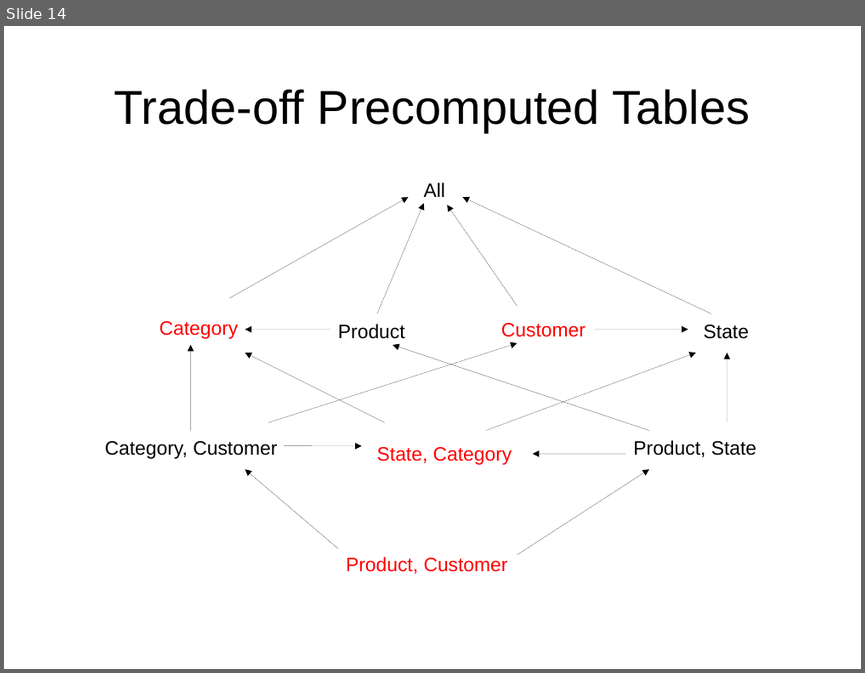
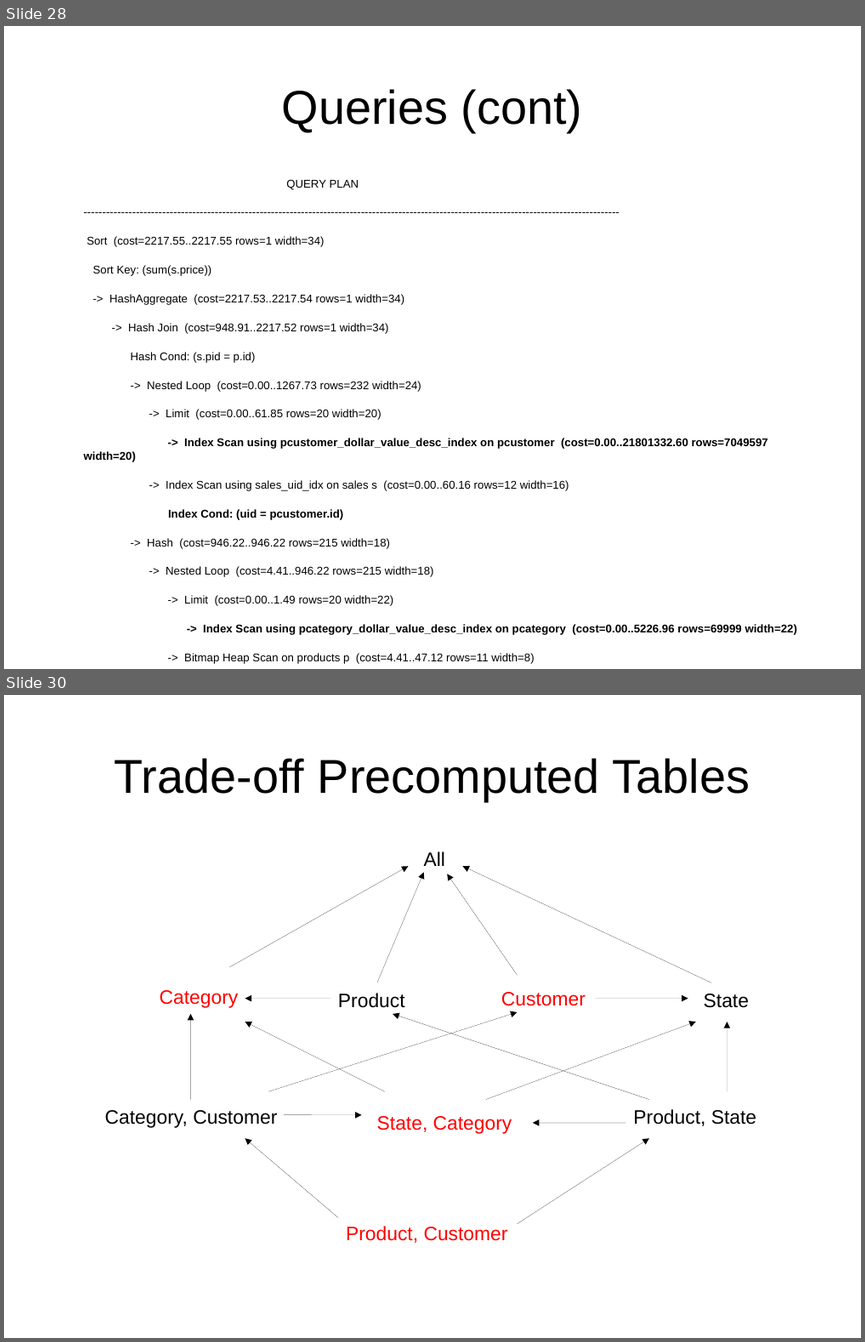
Before and after one commit to afcarl/dse201_final, a slide deck: dse201_final_report.odp. Shown one above the other, each under a label of ours: slide 14 before the commit, slides 28 and 30 after it; the slides between them are not shown. The pictures are 865x673 and 865x1342 pixels, drawn with LibreOffice and Linux fonts; fonts in the diff are those of the drawing. Boxes give left, top, right and bottom in pixels: in the first picture for what was removed or moved away, otherwise in the second. Text is boxed around its words. In the diff, an @@ line names an element or a change of style, - is before the commit and + after.

```diff
--- a/dse201_final_report.odp
+++ b/dse201_final_report.odp
@@ slide 28 added at (4, 26, 861, 669), background #FFFFFF @@
@@ title added at (282, 89, 583, 132), 44 pt, text #000000 @@
+Queries (cont)
@@ text added at (84, 179, 797, 664), 10.4 pt, text #000000 @@
+QUERY PLAN
+-----------------------------------------------------------------------------------------------------------------------------------------------
+Sort (cost=2217.55..2217.55 rows=1 width=34)
+Sort Key: (sum(s.price))
+-> HashAggregate (cost=2217.53..2217.54 rows=1 width=34)
+-> Hash Join (cost=948.91..2217.52 rows=1 width=34)
+Hash Cond: (s.pid = p.id)
+-> Nested Loop (cost=0.00..1267.73 rows=232 width=24)
+-> Limit (cost=0.00..61.85 rows=20 width=20)
+-> Index Scan using pcustomer_dollar_value_desc_index on pcustomer (cost=0.00..21801332.60 rows=7049597 width=20)
+-> Index Scan using sales_uid_idx on sales s (cost=0.00..60.16 rows=12 width=16)
+Index Cond: (uid = pcustomer.id)
+-> Hash (cost=946.22..946.22 rows=215 width=18)
+-> Nested Loop (cost=4.41..946.22 rows=215 width=18)
+-> Limit (cost=0.00..1.49 rows=20 width=22)
+-> Index Scan using pcategory_dollar_value_desc_index on pcategory (cost=0.00..5226.96 rows=69999 width=22)
+-> Bitmap Heap Scan on products p (cost=4.41..47.12 rows=11 width=8)
+Recheck Cond: (cid = pcategory.id)
+-> Bitmap Index Scan on products_cid_idx (cost=0.00..4.41 rows=11 width=0)
+Index Cond: (cid = pcategory.id)
@@ what was slide 14 is now slide 30 @@
```
Also in this commit, not shown: 10 slides changed, 16 other slides added.
